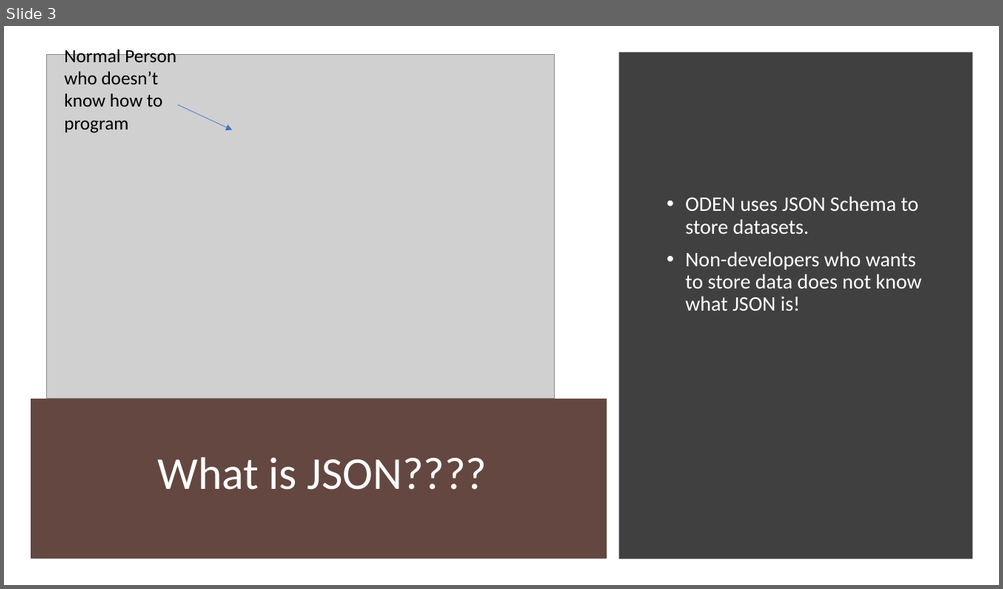
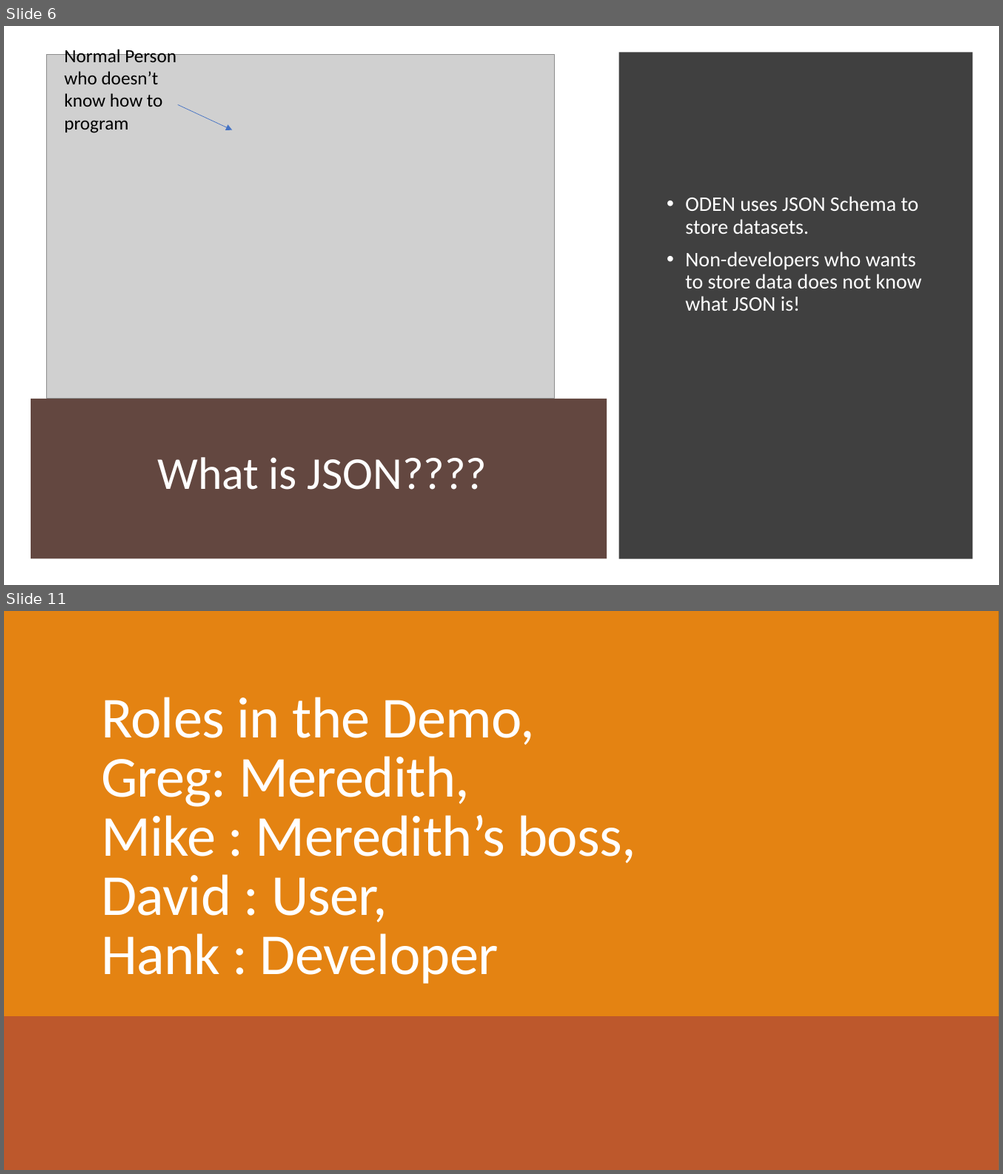
Before and after one commit to mikah13/test-skt, a slide deck: presentationPrep/OpenDataEditorPresentation.pptx. Shown one above the other, each under a label of ours: slide 3 before the commit, slides 6 and 11 after it; the slides between them are not shown. The pictures are 1003x589 and 1003x1174 pixels, drawn with LibreOffice and Linux fonts; fonts in the diff are those of the drawing; grey boxes stand for pictures. Boxes give left, top, right and bottom in pixels: in the first picture for what was removed or moved away, otherwise in the second. Text is boxed around its words. In the diff, an @@ line names an element or a change of style, - is before the commit and + after.

```diff
--- a/presentationPrep/OpenDataEditorPresentation.pptx
+++ b/presentationPrep/OpenDataEditorPresentation.pptx
@@ slide 11 added at [4, 611, 999, 1170], background gradient #6F7F5D to #5A6A46 to #485439 @@
@@ rectangle added at [4, 611, 999, 1170], fill gradient #6F7F5D to #5A6A46 to #485439 @@
@@ rectangle added at [4, 611, 999, 1017], fill #E48312 @@
@@ title added at [101, 697, 636, 984], 56 pt, text #FFFFFF @@
+Roles in the Demo,
+Greg: Meredith,
+Mike : Meredith’s boss,
+David : User,
+Hank : Developer
@@ rectangle added at [4, 1015, 999, 1170], fill #BD582C @@
@@ rectangle added at [4, 1133, 999, 1170], fill #BD582C @@
@@ rectangle added at [4, 1128, 999, 1133], fill #E48312 @@
@@ what was slide 3 is now slide 6 @@
```
Also in this commit, not shown: 4 slides changed, 5 other slides added, 1 other file.
